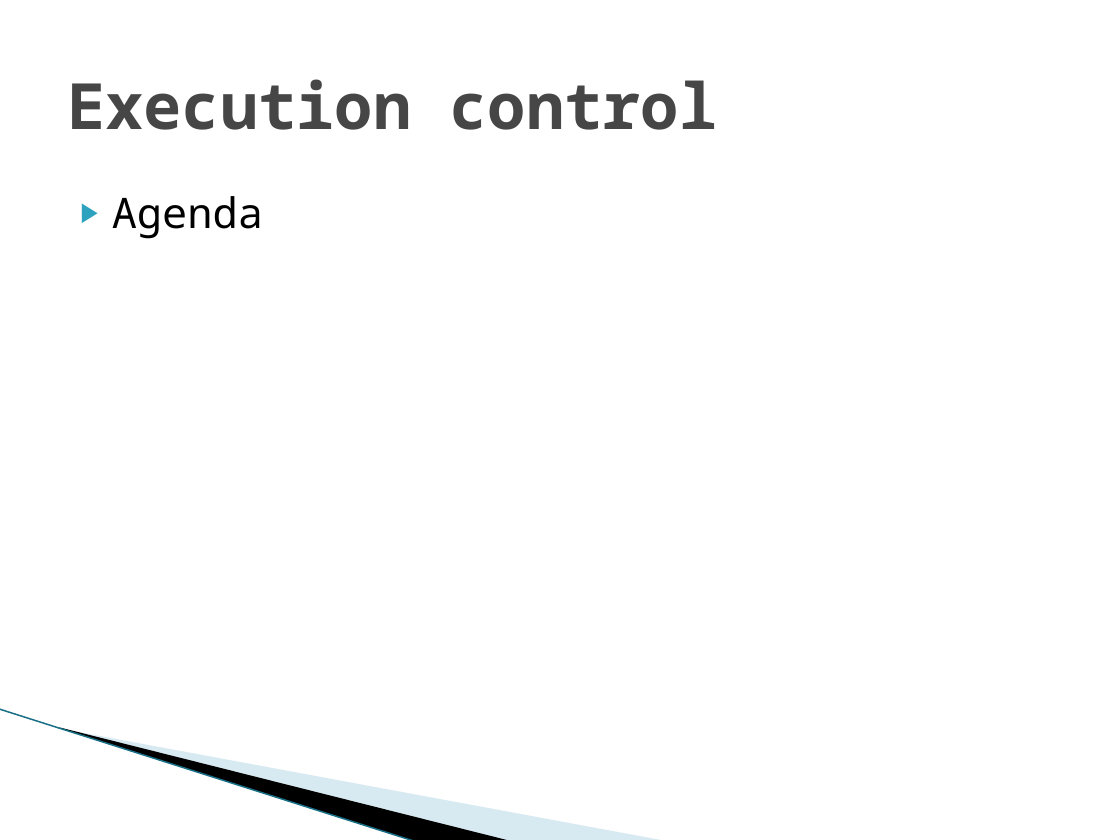
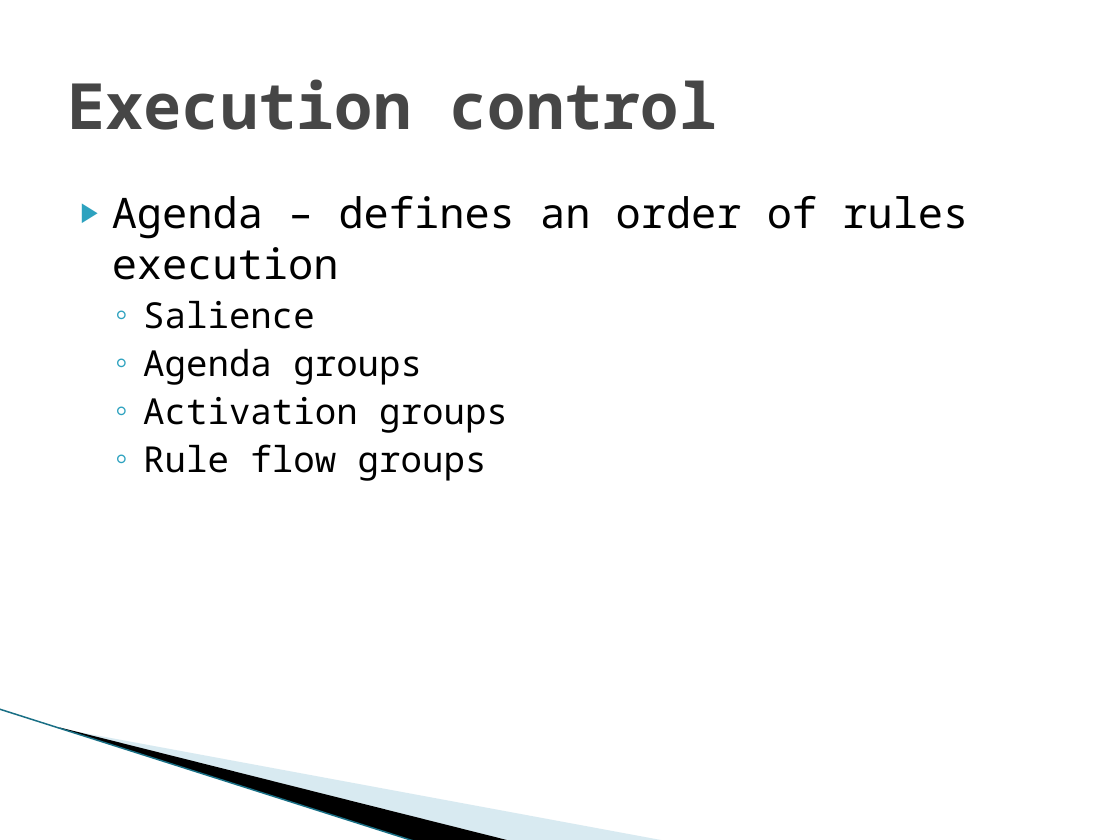
Before and after one commit to gspandy/drools-presentation-and-examples, a slide deck: slide 22 of drools-business-rules-engine.pptx (slide 23 before the commit). Drawn at 1120x840 pixels with LibreOffice and Linux fonts; fonts in the diff are those of the drawing; background and template pictures are left out. Boxes give left, top, right and bottom in pixels: in the first picture for what was removed or moved away, otherwise in the second. Text is boxed around its words. In the diff, an @@ line names an element or a change of style, - is before the commit and + after.

Commit message:
Agenda mechanisms - second example

```diff
--- a/drools-business-rules-engine.pptx
+++ b/drools-business-rules-engine.pptx
@@ text at box(112, 196, 968, 481): text changed; size 27 to 23 pt @@
-▶ Agenda
+▶ Agenda – defines an order of rules execution
+  ◦ Salience
+  ◦ Agenda groups
+  ◦ Activation groups
+  ◦ Rule flow groups
```
Also in this commit, not shown: 1 other slide changed, 11 other files.
